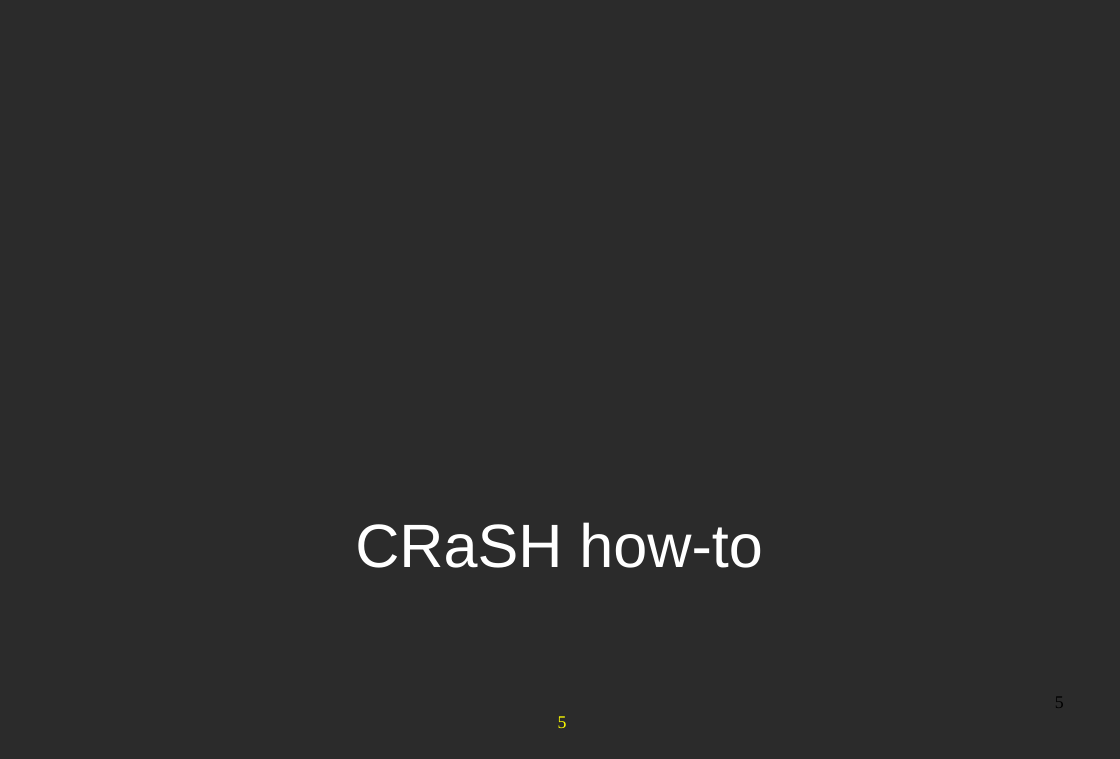
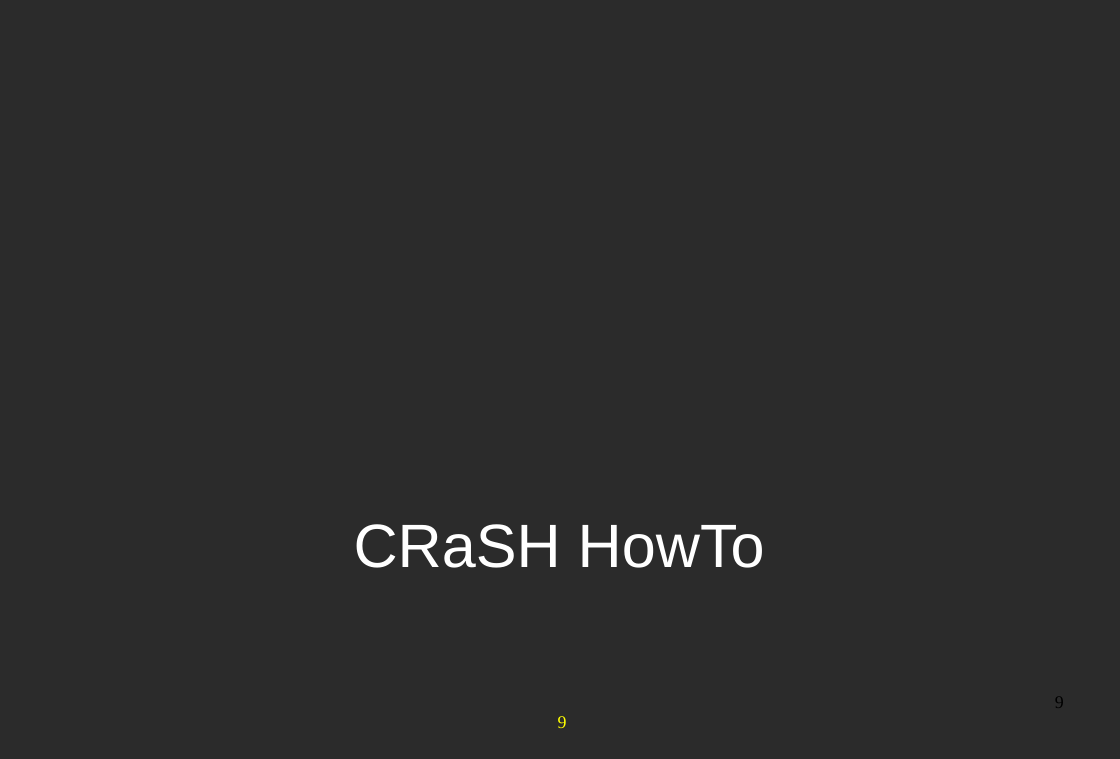
Before and after one commit to anhvurz90/training, a slide deck: slide 9 of slides/exo-developer/en/260-CRaSH-XDev-en.pptx (slide 5 before the commit). Drawn at 1120x759 pixels with LibreOffice and Linux fonts; fonts in the diff are those of the drawing; background and template pictures are left out; a plain dark background stands for a picture behind light text. Boxes give left, top, right and bottom in pixels: in the first picture for what was removed or moved away, otherwise in the second. Text is boxed around its words. In the diff, an @@ line names an element or a change of style, - is before the commit and + after.

```diff
--- a/slides/exo-developer/en/260-CRaSH-XDev-en.pptx
+++ b/slides/exo-developer/en/260-CRaSH-XDev-en.pptx
@@ text at (x1=354, y1=524, x2=765, y2=568): text changed @@
-CRaSH how-to
+CRaSH HowTo
@@ page number at (x1=558, y1=716, x2=567, y2=728): text changed @@
-5
+9
```
Also in this commit, not shown: 4 slides added, 1 other file.
